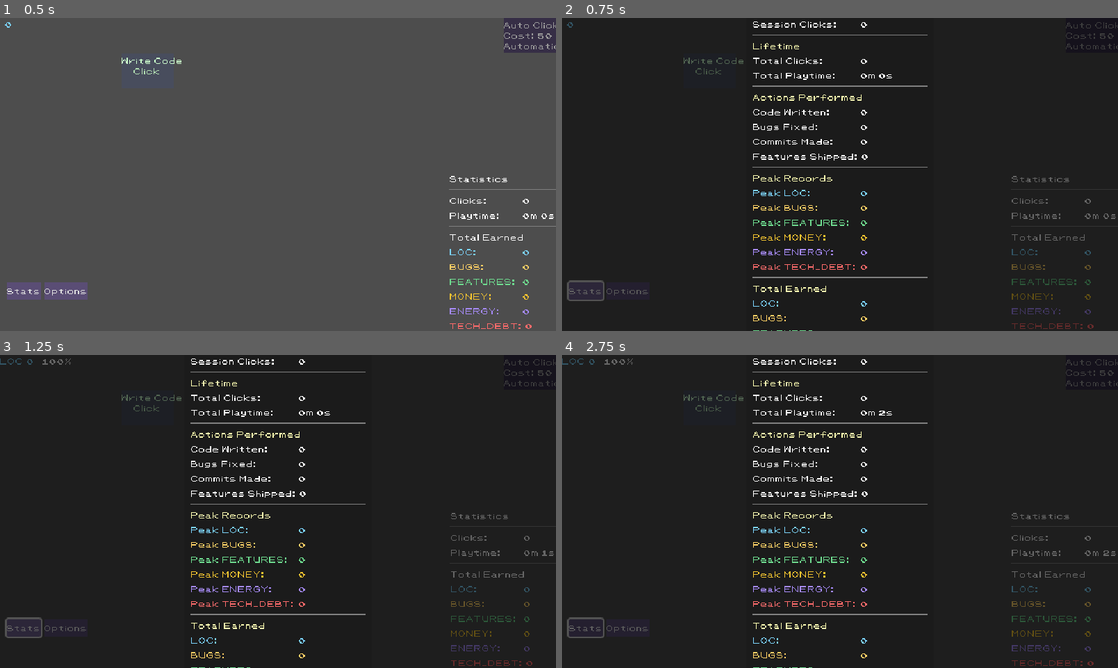
Above: before the commit, frames 1-4 (two rows, left to right).
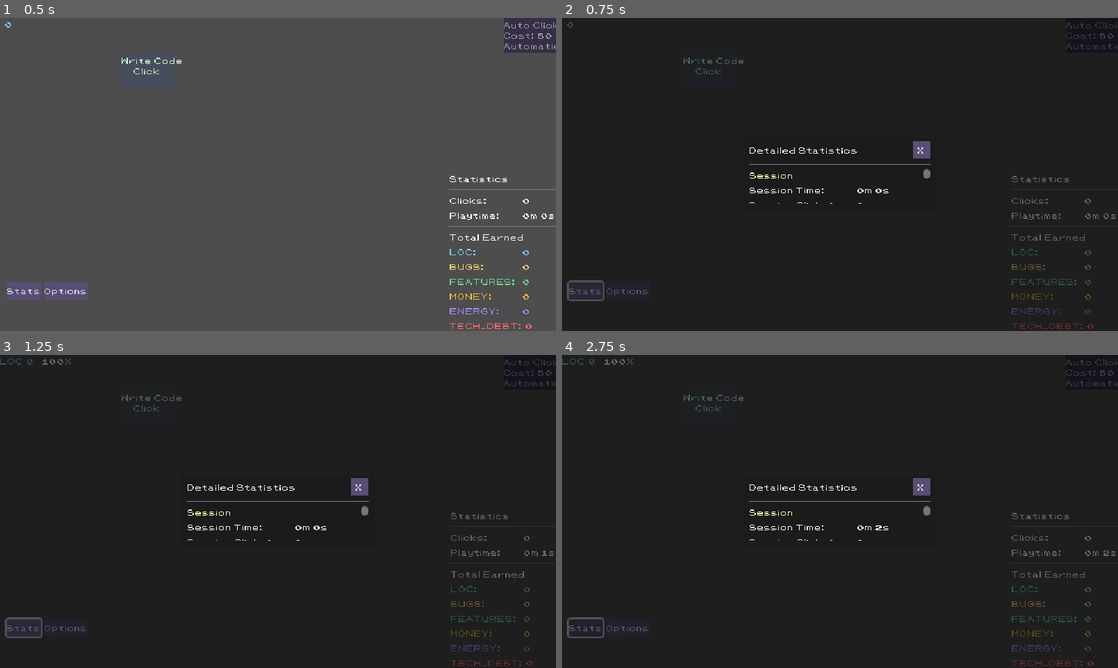
Above: after the commit, the same moments.

Repository: DenisLopata/idle_clicker_dev
Game: Godot game, scene res://scenes/levels/base_level.tscn
Same seed, same stepped clock (60 frames per second), same inputs: the game is played once before the commit and once after it.
Inputs:
- Up to frame 1 (0.5 s): no input
- Up to frame 2 (0.75 s): click "Stats" at 0.5 s
- Up to frame 3 (1.25 s): no input
- Up to frame 4 (2.75 s): click "Options" at 1.25 s; click "Click" at 2 s

Frame 1 is identical in both runs. In frame 2, 2.5% of the frame differs, in the area x 33-67%, y 1-100%; in frame 3, 2.5%; in frame 4, 2.5%.

Commit message:
Fix popup going off-screen and add scroll support
- Add ScrollContainer to popup content area with max size constraint
- Popup content now scrolls if it exceeds 280px height
- Add Escape key support to close popup
- Reset scroll position to top when opening popup
- Increase close button size for easier clicking

🤖 Generated with [Claude Code](https://claude.com/claude-code)

Co-Authored-By: Claude Opus 4.5 <noreply@anthropic.com>

Diff:
--- a/scenes/UI/popup/popup_overlay.gd
+++ b/scenes/UI/popup/popup_overlay.gd
@@ -4,7 +4,8 @@
 signal closed
 
 @onready var background: ColorRect = $Background
-@onready var content_container: VBoxContainer = $CenterContainer/PanelContainer/MarginContainer/VBoxContainer/ContentContainer
+@onready var scroll_container: ScrollContainer = $CenterContainer/PanelContainer/MarginContainer/VBoxContainer/ScrollContainer
+@onready var content_container: VBoxContainer = $CenterContainer/PanelContainer/MarginContainer/VBoxContainer/ScrollContainer/ContentContainer
 @onready var panel_container: PanelContainer = $CenterContainer/PanelContainer
 @onready var title_label: Label = $CenterContainer/PanelContainer/MarginContainer/VBoxContainer/HeaderRow/TitleLabel
 @onready var close_button: Button = $CenterContainer/PanelContainer/MarginContainer/VBoxContainer/HeaderRow/CloseButton
@@ -14,6 +15,11 @@
 	close_button.pressed.connect(close)
 	hide()
 
+func _unhandled_input(event: InputEvent) -> void:
+	if visible and event.is_action_pressed("ui_cancel"):
+		close()
+		get_viewport().set_input_as_handled()
+
 func open(content: Control, title: String = "") -> void:
 	# Clear any existing content
 	for child in content_container.get_children():
@@ -22,6 +28,9 @@
 	# Add new content
 	content_container.add_child(content)
 	title_label.text = title
+
+	# Reset scroll to top
+	scroll_container.scroll_vertical = 0
 
 	# Show and animate
 	show()
--- a/scenes/UI/popup/popup_overlay.tscn
+++ b/scenes/UI/popup/popup_overlay.tscn
@@ -23,7 +23,7 @@
 grow_vertical = 2
 
 [node name="PanelContainer" type="PanelContainer" parent="CenterContainer"]
-custom_minimum_size = Vector2(200, 100)
+custom_minimum_size = Vector2(150, 80)
 layout_mode = 2
 theme = ExtResource("2_theme")
 
@@ -47,7 +47,7 @@
 text = "Popup Title"
 
 [node name="CloseButton" type="Button" parent="CenterContainer/PanelContainer/MarginContainer/VBoxContainer/HeaderRow"]
-custom_minimum_size = Vector2(16, 16)
+custom_minimum_size = Vector2(20, 20)
 layout_mode = 2
 theme = ExtResource("2_theme")
 text = "X"
@@ -55,6 +55,14 @@
 [node name="HSeparator" type="HSeparator" parent="CenterContainer/PanelContainer/MarginContainer/VBoxContainer"]
 layout_mode = 2
 
-[node name="ContentContainer" type="VBoxContainer" parent="CenterContainer/PanelContainer/MarginContainer/VBoxContainer"]
+[node name="ScrollContainer" type="ScrollContainer" parent="CenterContainer/PanelContainer/MarginContainer/VBoxContainer"]
+custom_minimum_size = Vector2(0, 40)
+custom_maximum_size = Vector2(400, 320)
 layout_mode = 2
 size_flags_vertical = 3
+horizontal_scroll_mode = 0
+
+[node name="ContentContainer" type="VBoxContainer" parent="CenterContainer/PanelContainer/MarginContainer/VBoxContainer/ScrollContainer"]
+layout_mode = 2
+size_flags_horizontal = 3
+size_flags_vertical = 3
Not shown, added: scenes/UI/options_popup/options_popup_content.gd.uid
